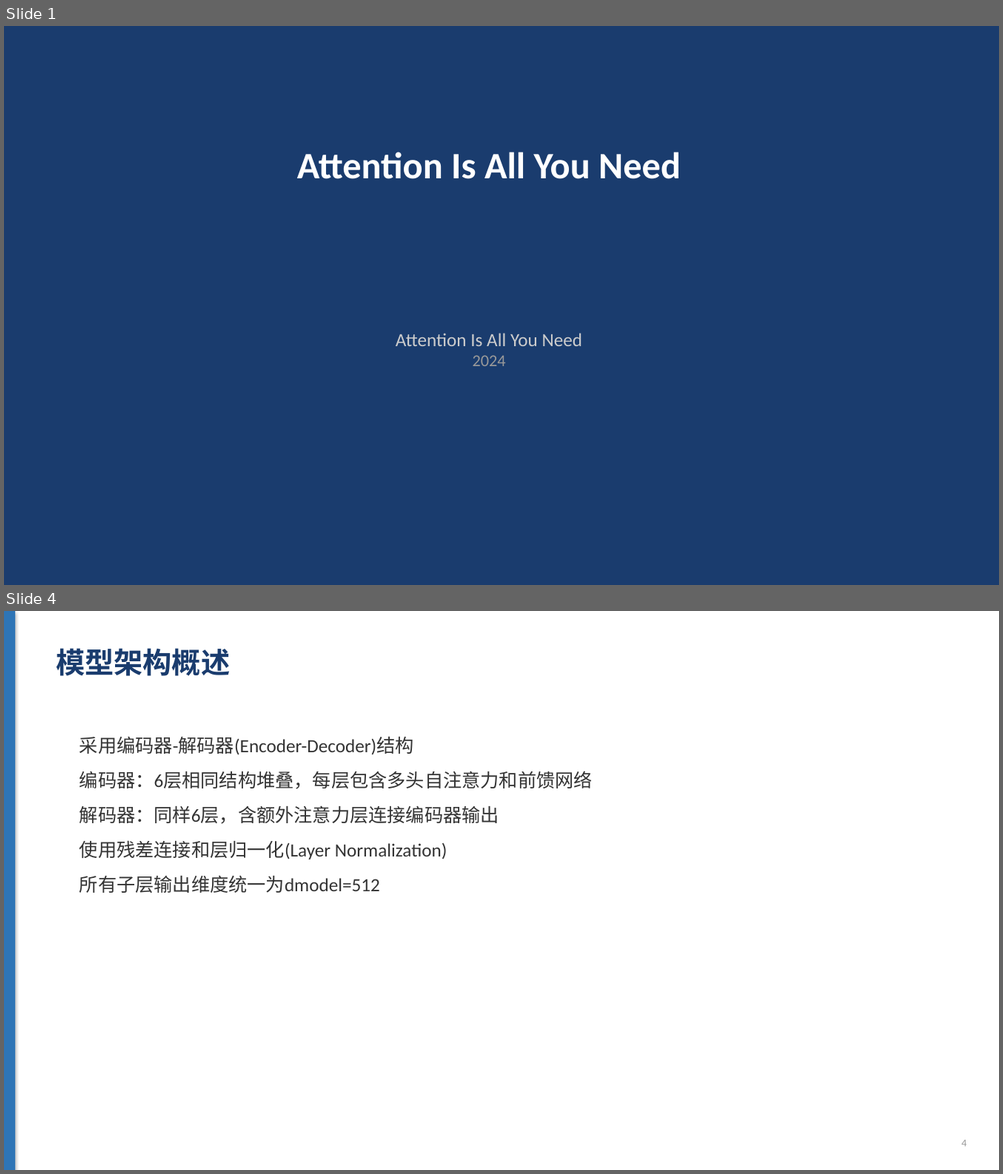
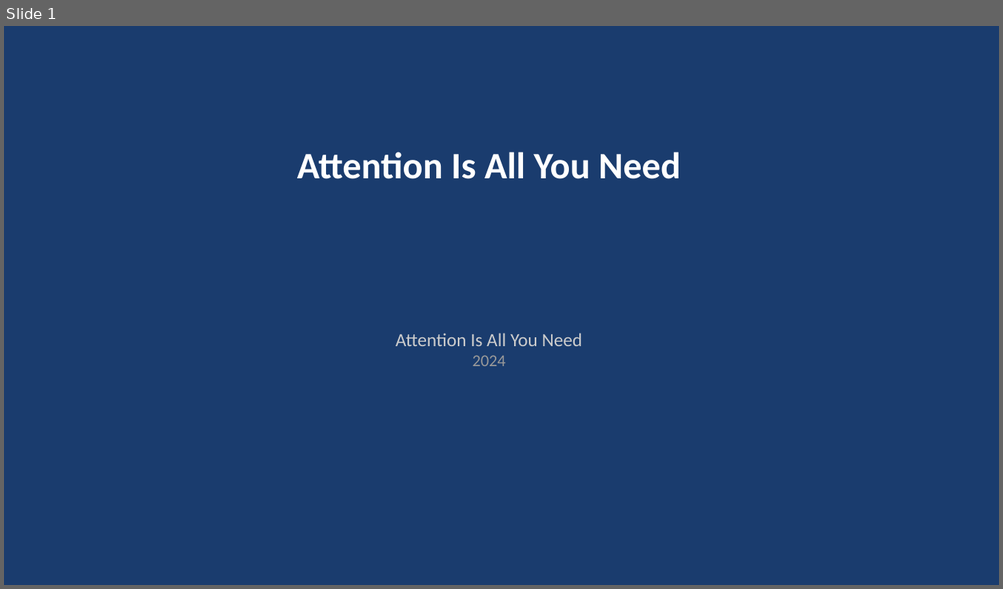
Before and after one commit to bcefghj/scholarflow, a slide deck: examples/attention_is_all_you_need/slides.pptx. Shown one above the other, each under a label of ours: slides 1 and 4 before the commit, slide 1 after it; the slides between them are not shown. The pictures are 1003x1174 and 1003x589 pixels, drawn with LibreOffice and Linux fonts; fonts in the diff are those of the drawing. Boxes give left, top, right and bottom in pixels: in the first picture for what was removed or moved away, otherwise in the second. Text is boxed around its words. In the diff, an @@ line names an element or a change of style, - is before the commit and + after.

```diff
--- a/examples/attention_is_all_you_need/slides.pptx
+++ b/examples/attention_is_all_you_need/slides.pptx
@@ slide 4 removed at (x1=4, y1=611, x2=999, y2=1170), background #FFFFFF @@
@@ rectangle removed at (x1=4, y1=611, x2=15, y2=1170) @@
@@ text removed at (x1=56, y1=648, x2=230, y2=676) @@
-模型架构概述
@@ text removed at (x1=79, y1=736, x2=592, y2=893) @@
-采用编码器-解码器(Encoder-Decoder)结构
-编码器：6层相同结构堆叠，每层包含多头自注意力和前馈网络
-解码器：同样6层，含额外注意力层连接编码器输出
-使用残差连接和层归一化(Layer Normalization)
-所有子层输出维度统一为dmodel=512
@@ text removed at (x1=961, y1=1140, x2=966, y2=1147) @@
-4
```
Also in this commit, not shown: 8 slides changed, 5 slides added, 3 other slides removed, 39 other files.
